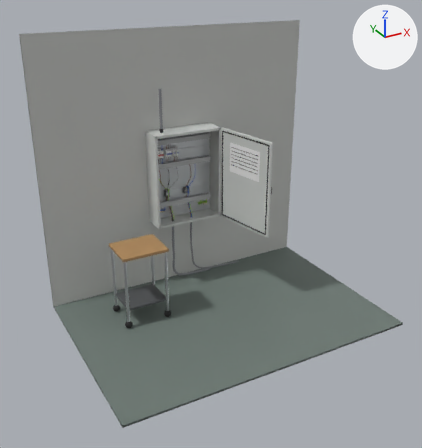
The glTF model v2/assets/models/inst_board.glb, before and after one commit.
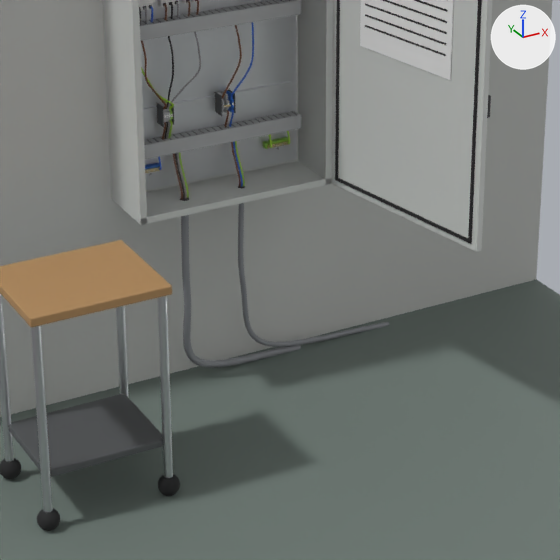
There are two pictures of each version: one whole from a camera (50 mm lens) standing at (-2.089, -4.368, 2.626) and looking at (-0.14, -0.825, 0.855), one close up on the part from 27% to 70% of the width and 35% to 75% of the height. Every picture has the same lights, and +X, +Y and +Z are marked at upper right. The last two pictures show the newer version. Where no turn or scale is listed for an object, it has been applied to the vertices.

The first close-up shows 'cables', 'door_mesh', 'duct', 'enclosure', 'rails', 'room', 'terminals', 'trolley' and 4 more.
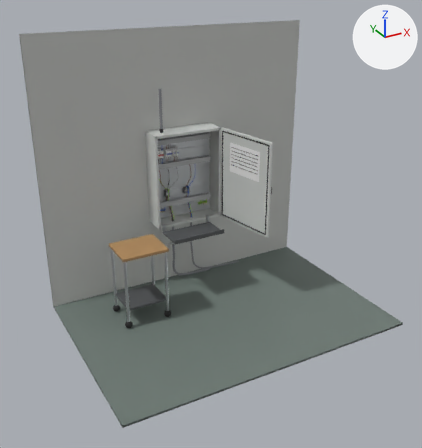
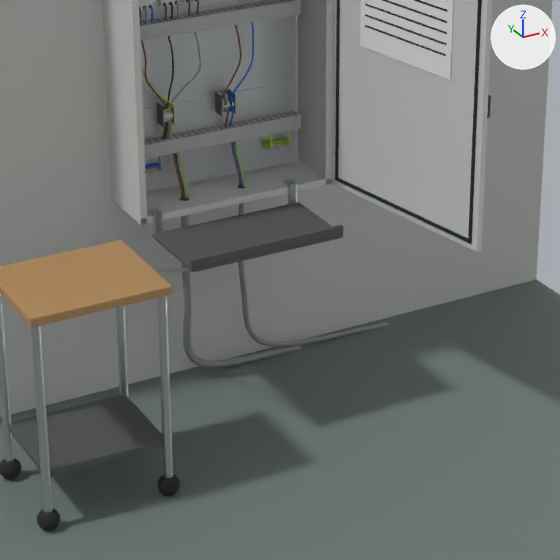
Location of each change, (x1, y1, x2, y2) in pixels of the close-ups (560 x 560 px):
'tray', added
    after: (149, 179, 343, 273)
    faces in mat_case_grey (dark grey #555759): (152, 202, 343, 272)
    faces in mat_steel (light grey #ced0d3): (149, 179, 297, 273)

Edits to the bpy script that builds the scene:
```text
Add me_cube_334:
    me_cube_334.from_pydata(...)  # 616 vertices, 1200 faces; spans x -0.27..0.19, y -0.46..-0.008, z 0.357..0.63
    # faces by material slot: [376, 824]
    me_cube_334.materials.append(mat_case_grey)  # dark grey #555759
    me_cube_334.materials.append(mat_steel)  # light grey #ced0d3
Add ob_tray:
    ob_tray = bpy.data.objects.new('tray', me_cube_334)
    ob_tray.location = (0.0, 0.0, 0.0)
```
